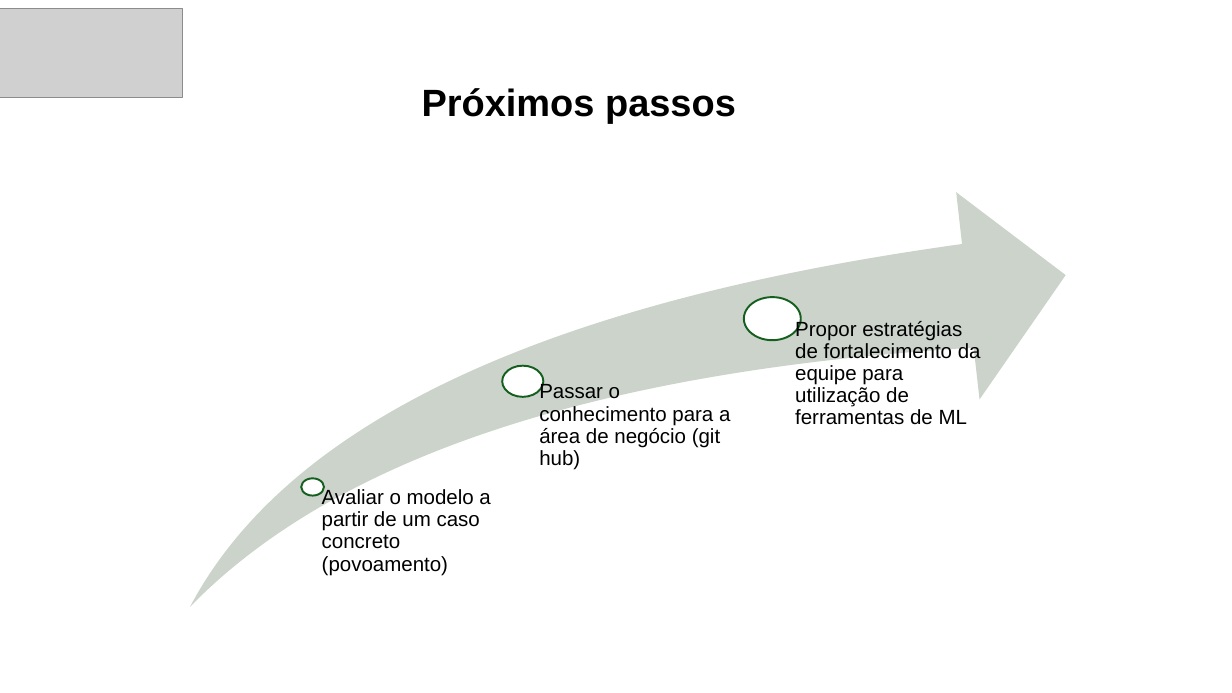
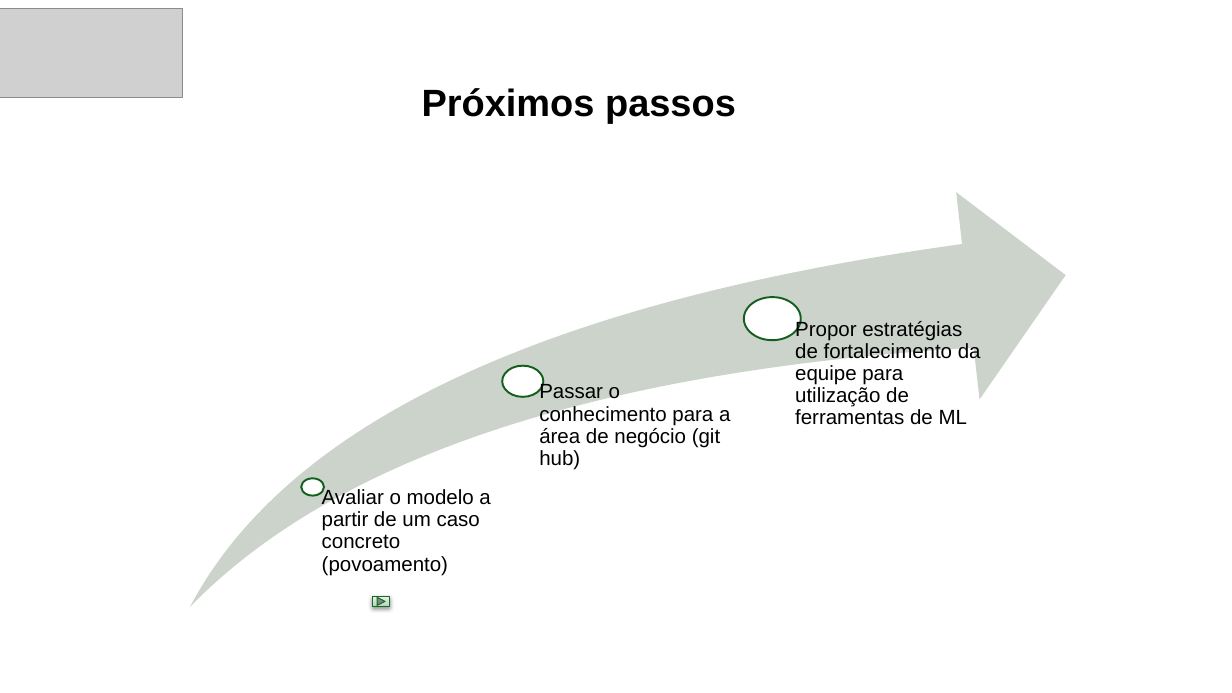
Before and after one commit to mariananresende/averiguacao_cadastral, a slide deck: slide 12 of Projeto_bootcamp_balanceado.pptx. Drawn at 1232x693 pixels with LibreOffice and Linux fonts; fonts in the diff are those of the drawing; grey boxes stand for pictures. Boxes give left, top, right and bottom in pixels: in the first picture for what was removed or moved away, otherwise in the second. Text is boxed around its words. In the diff, an @@ line names an element or a change of style, - is before the commit and + after.

```diff
--- a/Projeto_bootcamp_balanceado.pptx
+++ b/Projeto_bootcamp_balanceado.pptx
@@ action button forward next added at (372,596,390,607), fill gradient #B3D2B4 to #CADECB to #EBF3EB, outline #166B22 0.75 pt @@
```
Also in this commit, not shown: 4 other slides changed, 1 slide added, 5 other files.
